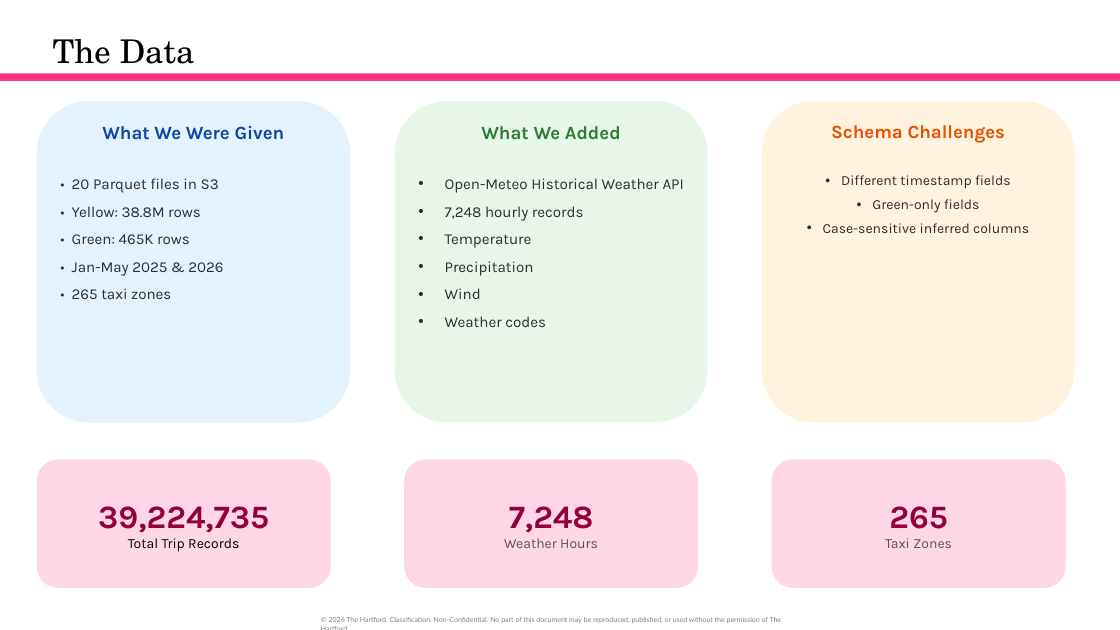
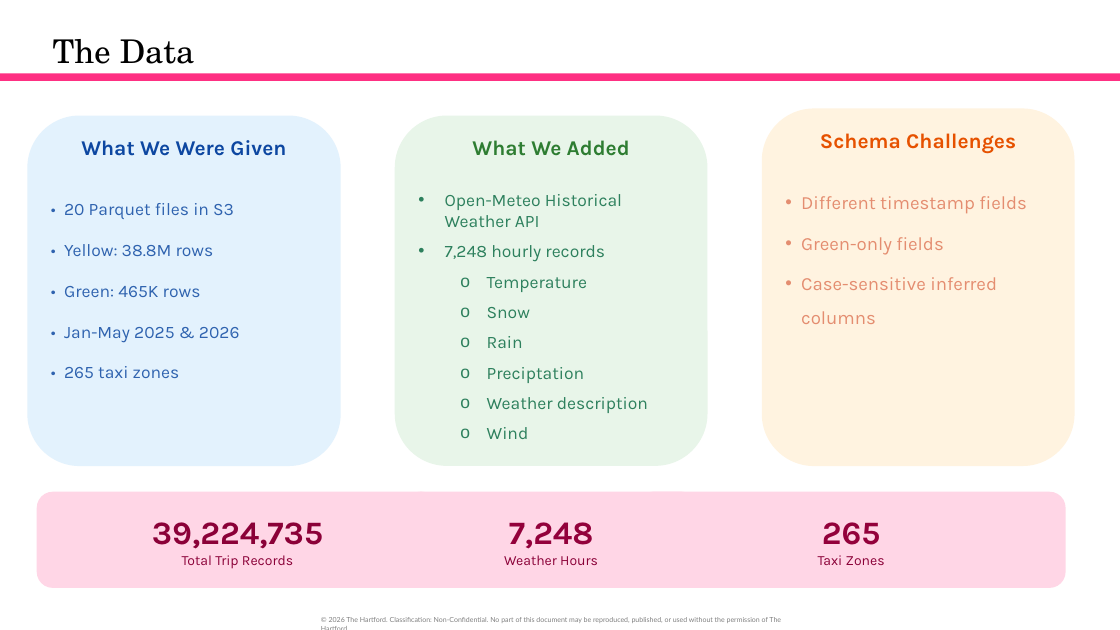
Before and after one commit to orlandojmarin/nyc-taxi-capstone, a slide deck: slide 7 of docs/TEST_Capstone_Presentation.pptx. Drawn at 1120x630 pixels with LibreOffice and Linux fonts; fonts in the diff are those of the drawing. Boxes give left, top, right and bottom in pixels: in the first picture for what was removed or moved away, otherwise in the second. Text is boxed around its words. In the diff, an @@ line names an element or a change of style, - is before the commit and + after.

```diff
--- a/docs/TEST_Capstone_Presentation.pptx
+++ b/docs/TEST_Capstone_Presentation.pptx
@@ rounded rectangle "What We Were Given" resized from (x1=37, y1=101, x2=350, y2=423) to (x1=28, y1=116, x2=341, y2=466) @@
@@ rounded rectangle "What We Were Given" at (x1=28, y1=116, x2=341, y2=466): size 16 to 18 pt in "What We Were Given"; size 13 to 15 pt, text colour #2D2D2D to #2F63AF in "• 20 Parquet files in S3", "• Yellow: 38.8M rows", "• Green: 465K rows", "• Jan-May 2025 & 2026" and 1 more places; line spacing 1 to 1.5 @@
@@ rounded rectangle "What We Added" resized from (x1=395, y1=101, x2=707, y2=423) to (x1=395, y1=116, x2=707, y2=466) @@
@@ rounded rectangle "Schema Challenges" resized from (x1=762, y1=101, x2=1075, y2=423) to (x1=762, y1=108, x2=1075, y2=466) @@
@@ rounded rectangle "Schema Challenges" at (x1=762, y1=108, x2=1075, y2=466): size 16 to 18 pt in "Schema Challenges"; size 12 to 16 pt, text colour #2D2D2D to #E48D70 in "Different timestamp fields", "Green-only fields", "Case-sensitive inferred columns"; alignment centre to left; line spacing 1 to 1.5 @@
@@ text in rounded rectangle at (x1=445, y1=140, x2=630, y2=439): size 16 to 18 pt in "What We Added"; size 13 to 15 pt, text colour #2D2D2D to #2D805D in "Open-Meteo Historical Weather API", "7,248 hourly records", "Temperature", "Wind"; bullet • to o; list level 1 to 2 in "Temperature"; list level 1 to 2 in "Wind" @@
@@ text in rounded rectangle at (x1=445, y1=316, x2=546, y2=327): paragraph removed @@
-• Weather codes
@@ text in rounded rectangle at (x1=487, y1=307, x2=648, y2=413): text changed; size 13 to 15 pt; text colour #2D2D2D to #2D805D @@
-• Precipitation
+  o Snow
+  o Rain
+  o Preciptation
+  o Weather description
@@ rounded rectangle "39,224,735" resized from (x1=37, y1=460, x2=331, y2=588) to (x1=37, y1=492, x2=439, y2=587) @@
@@ rounded rectangle "39,224,735" at (x1=37, y1=492, x2=439, y2=587): text colour #93013B to #8B0138 in "39,224,735"; text colour #000000 to #8B0138 in "Total Trip Records" @@
@@ rounded rectangle "7,248" resized from (x1=404, y1=460, x2=698, y2=588) to (x1=404, y1=492, x2=698, y2=587) @@
@@ rounded rectangle "265" resized from (x1=772, y1=460, x2=1066, y2=588) to (x1=637, y1=492, x2=1066, y2=587) @@
@@ text in rounded rectangle at (x1=504, y1=555, x2=598, y2=565): text colour #555555 to #8B0138 in "Weather Hours" @@
@@ text in rounded rectangle at (x1=818, y1=555, x2=885, y2=565): text colour #555555 to #8B0138 in "Taxi Zones" @@
```
Also in this commit, not shown: 12 other slides changed, 6 slides added, 19 slides removed, 2 other files.
